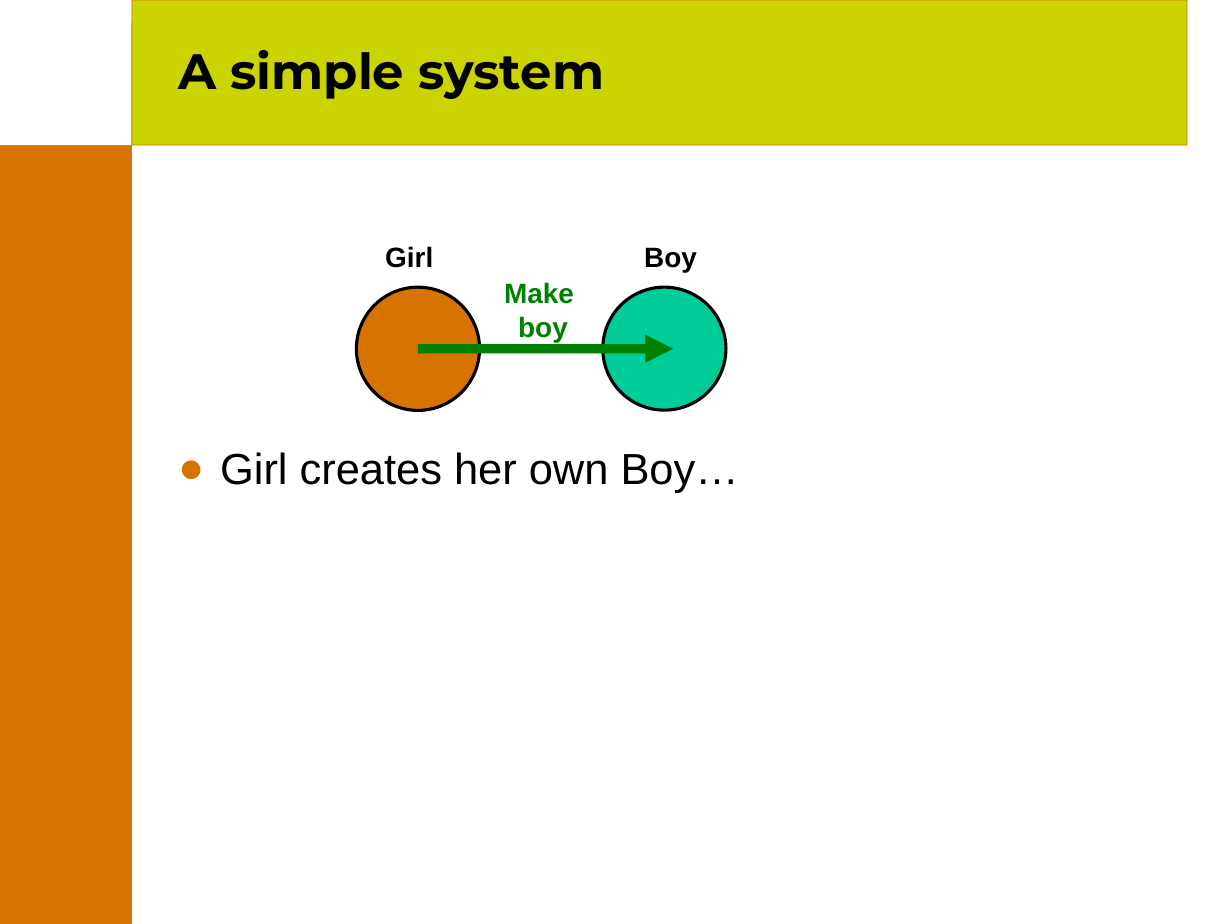
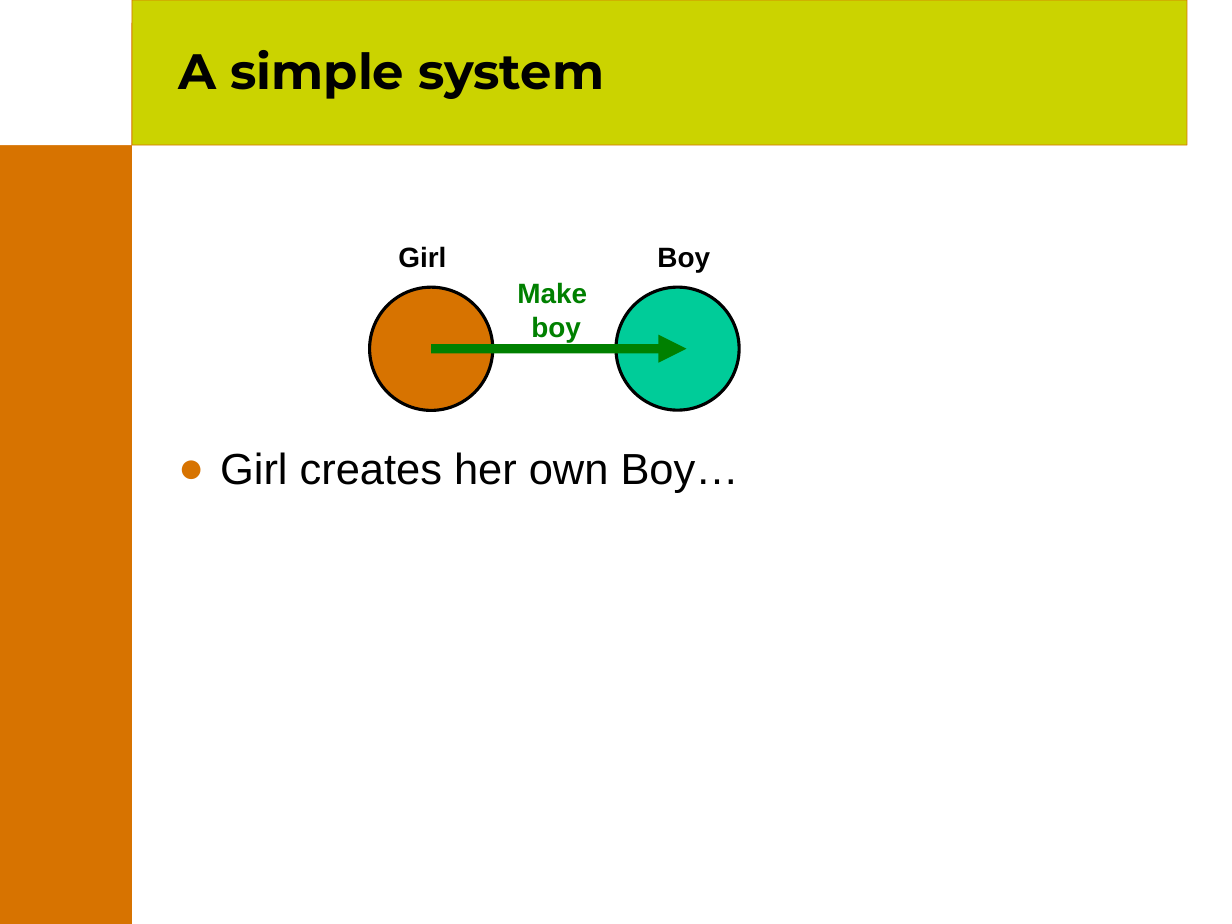
Before and after one commit to joehni/PicoContainer1-CVS, a slide deck: slide 8 of site/presentations/PicoContainer.ppt (slide 9 before the commit). Drawn at 1232x924 pixels with LibreOffice and Linux fonts; fonts in the diff are those of the drawing; background and template pictures are left out. Boxes give left, top, right and bottom in pixels: in the first picture for what was removed or moved away, otherwise in the second. Text is boxed around its words. In the diff, an @@ line names an element or a change of style, - is before the commit and + after.

```diff
--- a/site/presentations/PicoContainer.ppt
+++ b/site/presentations/PicoContainer.ppt
@@ text "Boy": place and size @@
-text "Boy" at [644,247,697,272]
+text "Boy" at [657,247,710,272]
@@ 2 texts, 2 ellipses, 1 arrow: place and size @@
-2 texts, 2 ellipses, 1 arrow at [357,246,726,410]
+2 texts, 2 ellipses, 1 arrow at [370,246,739,410]
```
Also in this commit, not shown: 14 other slides changed, 1 slide added, 3 slides removed.
